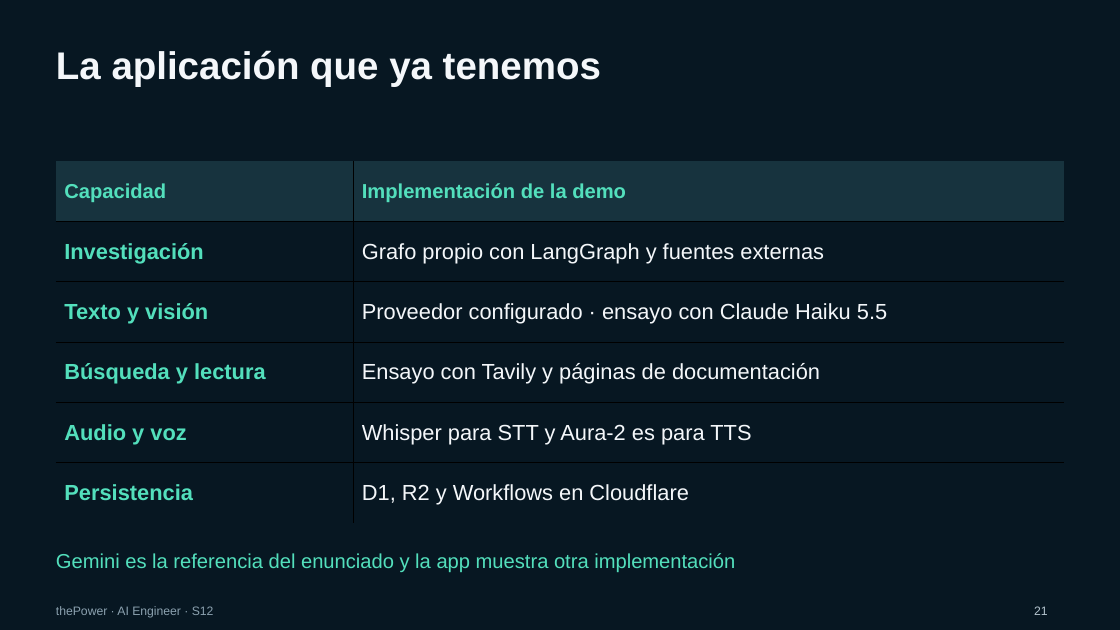
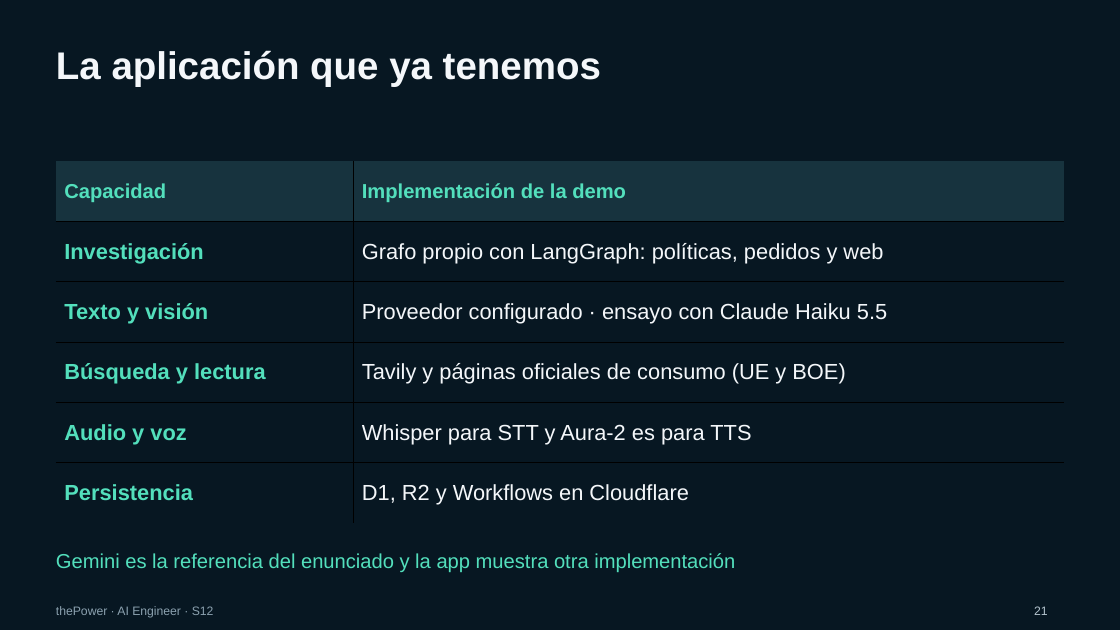
Before and after one commit to JoseAntonioNuevo/thepower-rag, a slide deck: slide 21 of material/S12/S12-deep-research-multimodal.pptx. Drawn at 1120x630 pixels with LibreOffice and Linux fonts; fonts in the diff are those of the drawing; background and template pictures are left out. Boxes give left, top, right and bottom in pixels: in the first picture for what was removed or moved away, otherwise in the second. Text is boxed around its words. In the diff, an @@ line names an element or a change of style, - is before the commit and + after.

```diff
--- a/material/S12/S12-deep-research-multimodal.pptx
+++ b/material/S12/S12-deep-research-multimodal.pptx
@@ table at (56,161,1065,523) @@
-row 2, column 2: Grafo propio con LangGraph y fuentes externas
+row 2, column 2: Grafo propio con LangGraph: políticas, pedidos y web
-row 4, column 2: Ensayo con Tavily y páginas de documentación
+row 4, column 2: Tavily y páginas oficiales de consumo (UE y BOE)
```
Also in this commit, not shown: 6 other slides changed, 12 other files.
